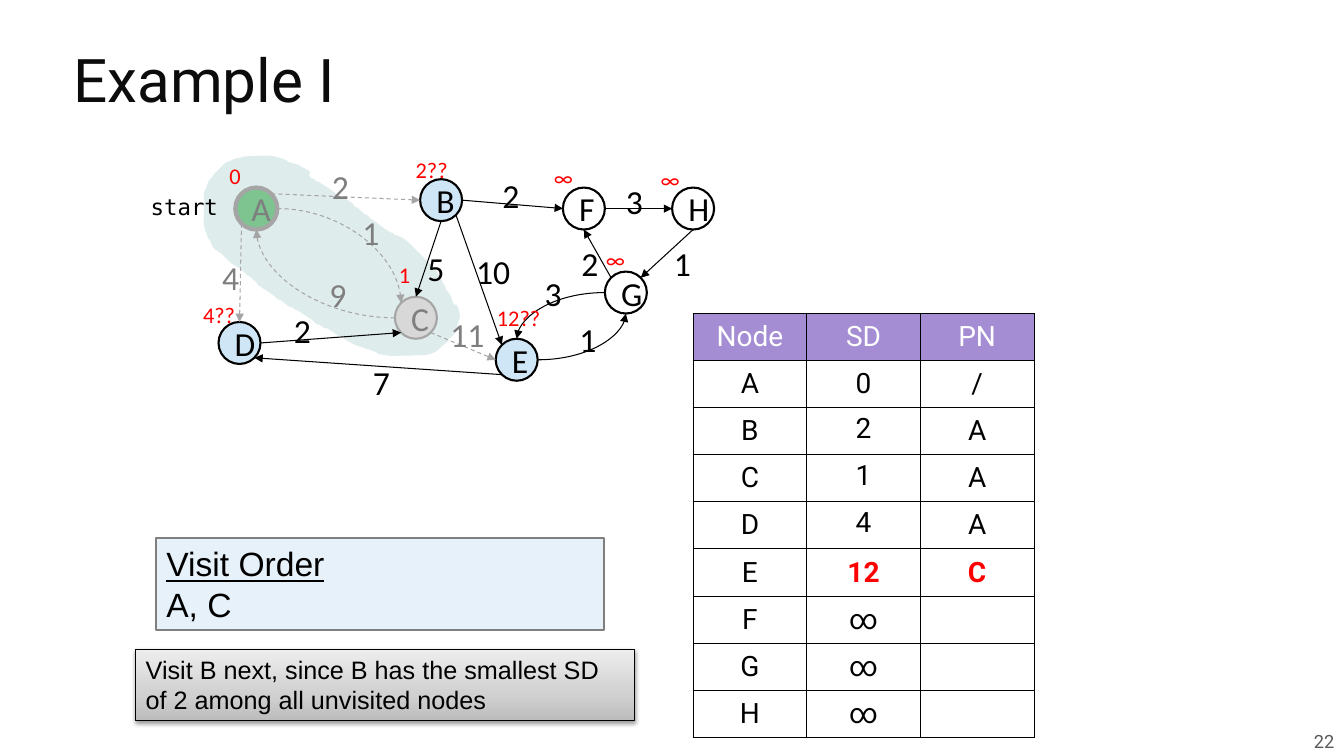
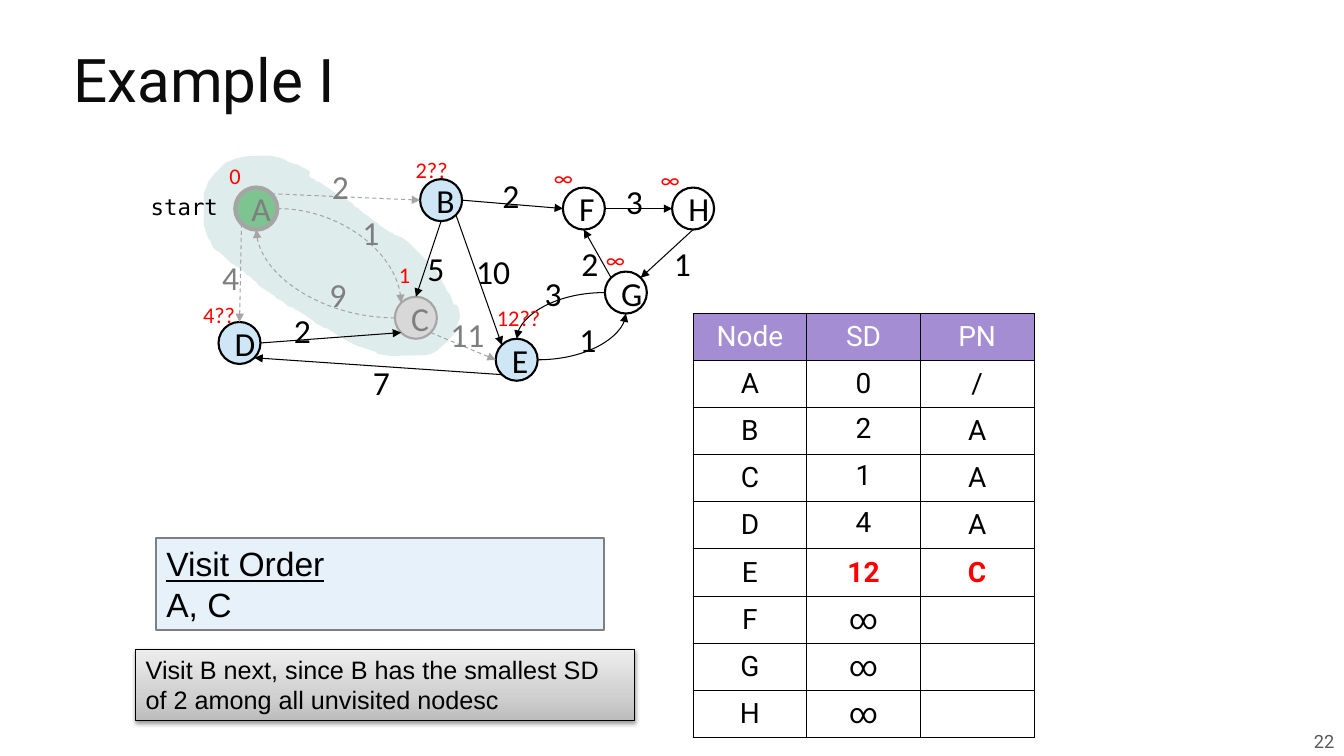
Before and after one commit to guhofstra/CSC175Sp26, a slide deck: slide 22 of PPTs/Lecture 5.1 Shortest Paths Algorithms.pptx. Drawn at 1344x756 pixels with LibreOffice and Linux fonts; fonts in the diff are those of the drawing. Boxes give left, top, right and bottom in pixels: in the first picture for what was removed or moved away, otherwise in the second. Text is boxed around its words. In the diff, an @@ line names an element or a change of style, - is before the commit and + after.

```diff
--- a/PPTs/Lecture 5.1 Shortest Paths Algorithms.pptx
+++ b/PPTs/Lecture 5.1 Shortest Paths Algorithms.pptx
@@ text in rectangle at (x1=146, y1=660, x2=599, y2=715): text changed @@
-Visit B next, since B has the smallest SD of 2 among all unvisited nodes
+Visit B next, since B has the smallest SD of 2 among all unvisited nodesc
```
Also in this commit, not shown: 7 other slides changed, 1 slide added, 4 other files.
